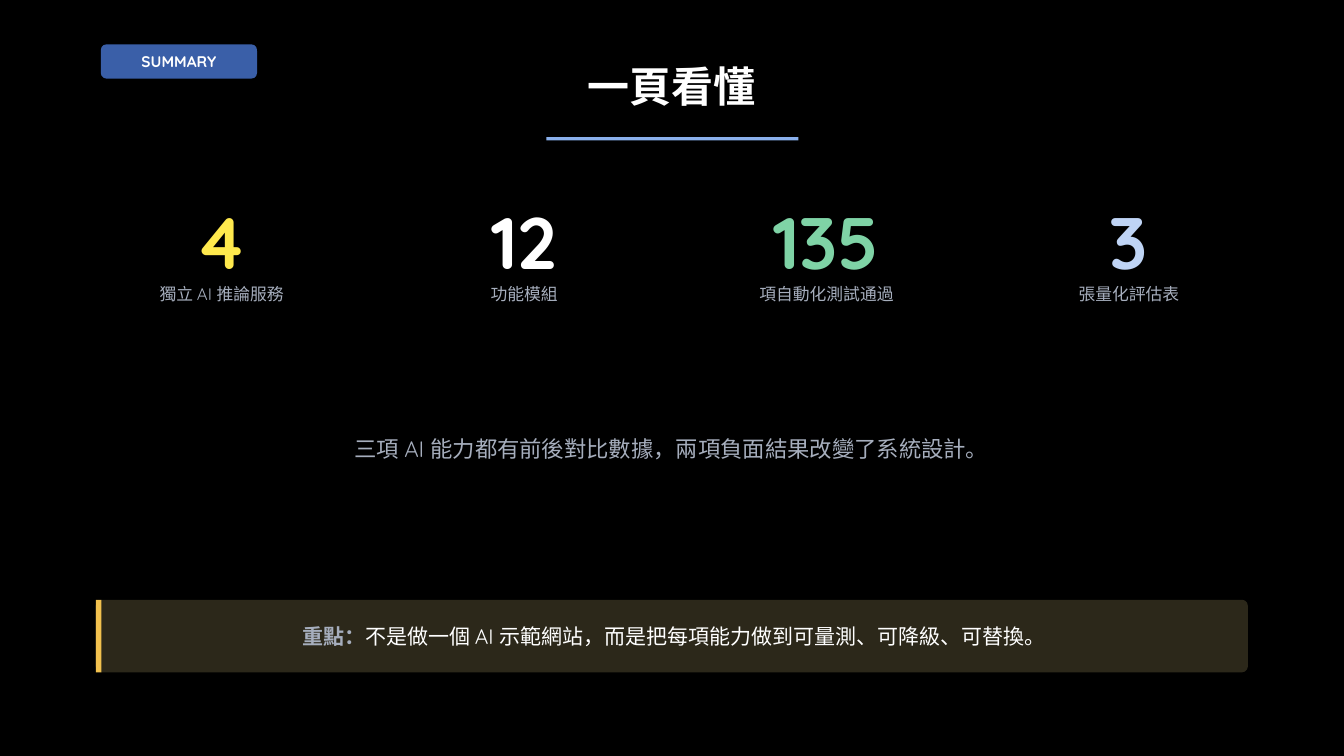
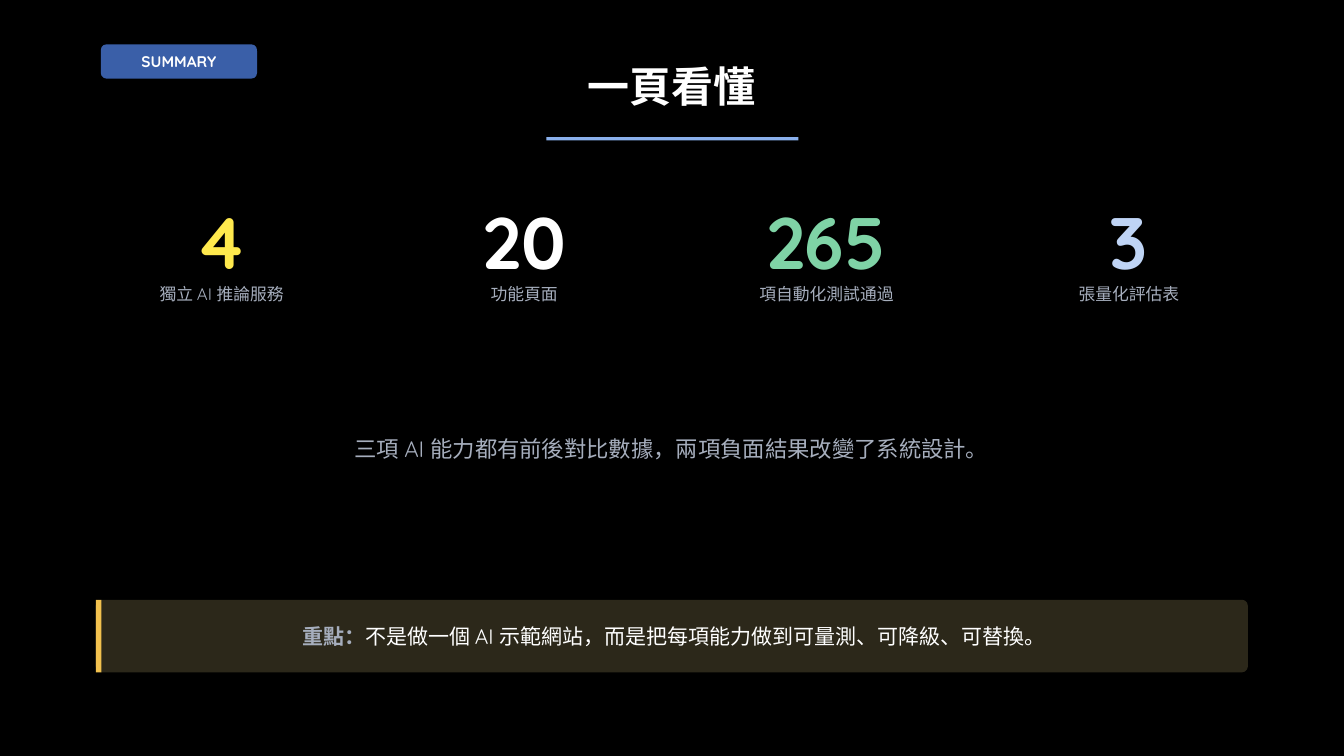
Before and after one commit to cya1234/Smartmall-FYP, a slide deck: slide 2 of 簡報3 - 中期進度報告.pptx. Drawn at 1344x756 pixels with LibreOffice and Linux fonts; fonts in the diff are those of the drawing; background and template pictures are left out. Boxes give left, top, right and bottom in pixels: in the first picture for what was removed or moved away, otherwise in the second. Text is boxed around its words. In the diff, an @@ line names an element or a change of style, - is before the commit and + after.

```diff
--- a/簡報3 - 中期進度報告.pptx
+++ b/簡報3 - 中期進度報告.pptx
@@ text at [482,217,566,302]: text changed @@
-12
-功能模組
+20
+功能頁面
@@ text at [766,217,887,288]: text changed @@
-135
+265
```
Also in this commit, not shown: 1 other slide changed, 3 slides added, 12 other files.
